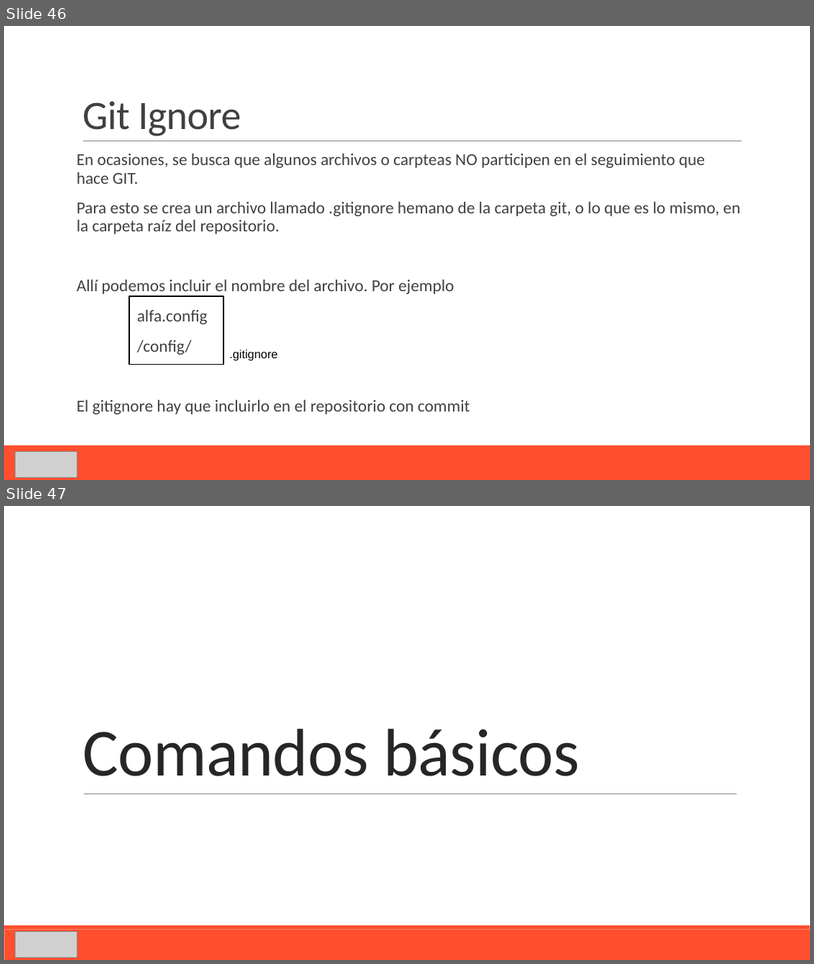
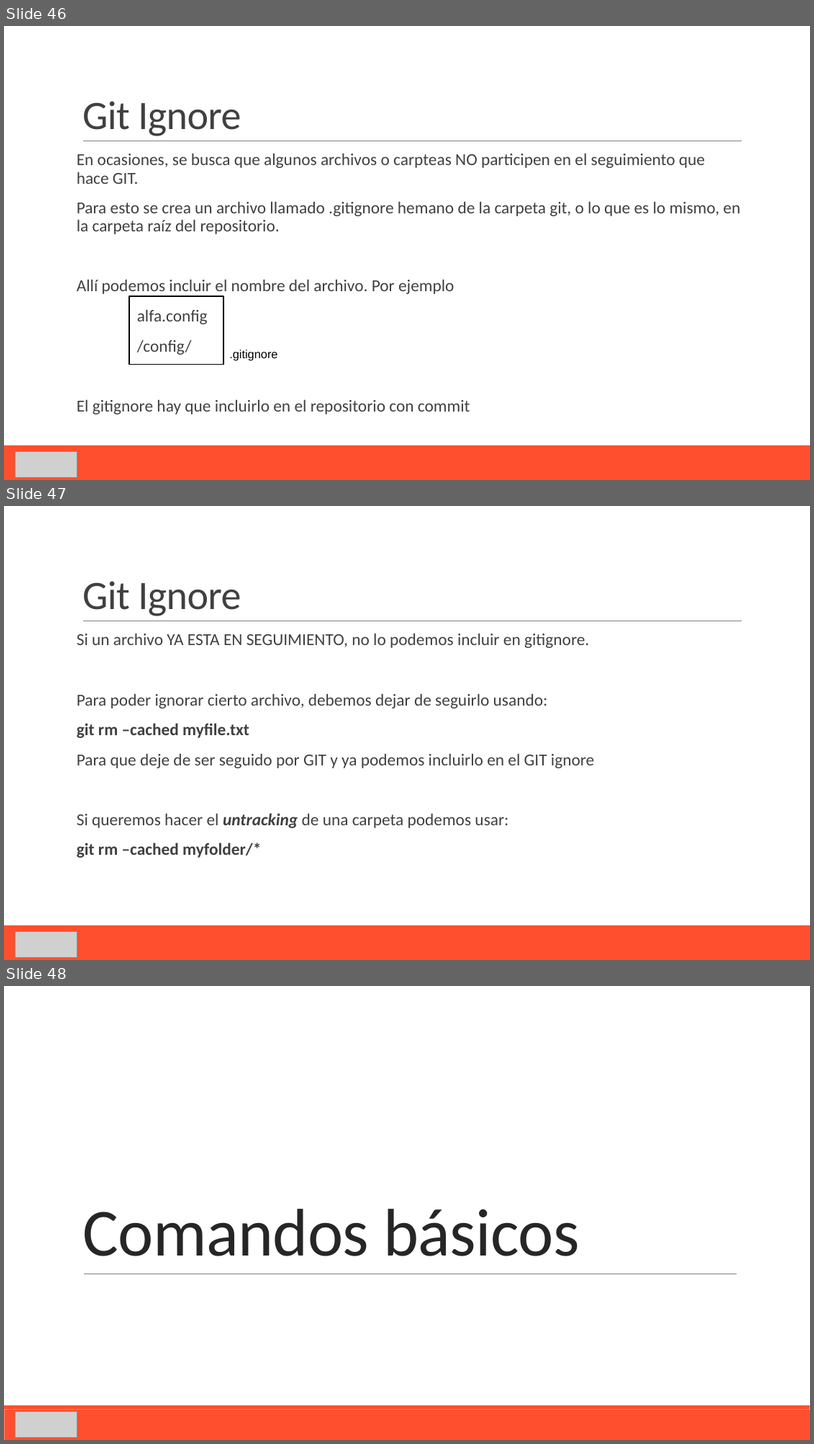
Before and after one commit to Domiciano/PasaporteGITIcesi, a slide deck: Sesión 1 - GIT/A2. Básico GIT.pptx. Shown one above the other, each under a label of ours: slides 46 and 47 before the commit, slides 46, 47 and 48 after it. The pictures are 814x964 and 814x1444 pixels, drawn with LibreOffice and Linux fonts; fonts in the diff are those of the drawing; grey boxes stand for pictures. Boxes give left, top, right and bottom in pixels: in the first picture for what was removed or moved away, otherwise in the second. Text is boxed around its words. In the diff, an @@ line names an element or a change of style, - is before the commit and + after.

Commit message:
Sesion 1

```diff
--- a/Sesión 1 - GIT/A2. Básico GIT.pptx
+++ b/Sesión 1 - GIT/A2. Básico GIT.pptx
@@ slide 47 added at [4, 506, 810, 960], background #FFFFFF; not listed: 3 template elements that a slide beside it also shows @@
@@ title added at [82, 581, 241, 616], 48 pt, text #404040 @@
+Git Ignore
@@ text added at [77, 633, 594, 857], 20 pt, text #404040 @@
+Si un archivo YA ESTA EN SEGUIMIENTO, no lo podemos incluir en gitignore.
+Para poder ignorar cierto archivo, debemos dejar de seguirlo usando:
+git rm –cached myfile.txt
+Para que deje de ser seguido por GIT y ya podemos incluirlo en el GIT ignore
+Si queremos hacer el untracking de una carpeta podemos usar:
+git rm –cached myfolder/*
@@ picture added at [15, 932, 77, 957] @@
@@ what was slide 47 is now slide 48 @@
```
